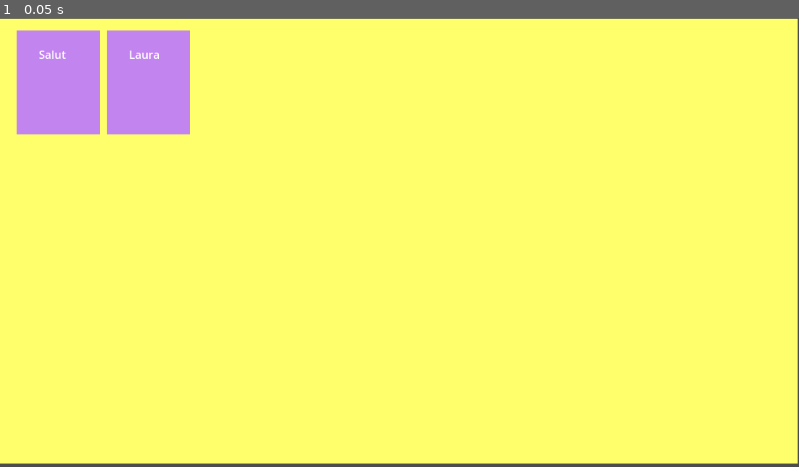
Above: before the commit, frame 1.
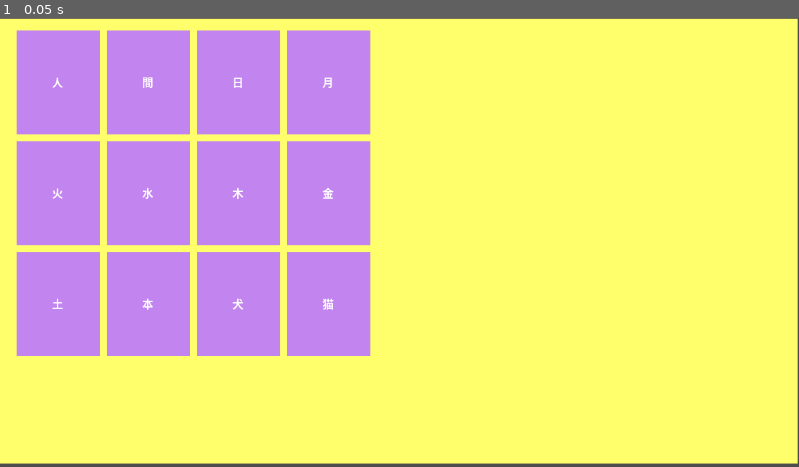
Above: after the commit, the same moment.

Repository: Teriko2409/kanji_no_sekai
Game: Godot game, scene res://mini_jeu/MemoKanji/memokanji.tscn
Same seed, same stepped clock (60 frames per second), same inputs: the game is played once before the commit and once after it.
Inputs:
- Up to frame 1 (0.05 s): no input

The runs differ from the first frame. In frame 1, 24% of the frame differs, in the area x 2-47%, y 2-76%.

Commit message:
Memokanji : Centralisation des kanjis au centre des cartes

Diff:
--- a/dossier_godot/mini_jeu/MemoKanji/cartes.tscn
+++ b/dossier_godot/mini_jeu/MemoKanji/cartes.tscn
@@ -33,15 +33,20 @@
 clip_contents = true
 custom_minimum_size = Vector2(50, 100)
 layout_mode = 1
-anchors_preset = -1
-anchor_left = 0.257
-anchor_top = 0.215
-anchor_right = 0.731
-anchor_bottom = 0.77000004
-offset_left = 1.1599998
-offset_top = -9.25
-offset_right = 4.279999
-offset_bottom = 14.499992
+anchors_preset = 8
+anchor_left = 0.5
+anchor_top = 0.5
+anchor_right = 0.5
+anchor_bottom = 0.5
+offset_left = -51.0
+offset_top = -51.0
+offset_right = 49.0
+offset_bottom = 49.0
 grow_horizontal = 2
 grow_vertical = 2
 pivot_offset = Vector2(21, 50)
+text = "Insert Kanji
+"
+horizontal_alignment = 1
+vertical_alignment = 1
+clip_text = true
--- a/dossier_godot/mini_jeu/MemoKanji/gameboard.gd
+++ b/dossier_godot/mini_jeu/MemoKanji/gameboard.gd
@@ -6,7 +6,7 @@
 
 
 func _ready() -> void:
-	var mes_kanjis = ["Salut ", "Laura"]
+	var mes_kanjis = ["人", "間", "日", "月", "火", "水", "木", "金", "土", "本", "犬", "猫"]
 
 	for kanji in mes_kanjis:
 		creer_une_carte(kanji)
--- a/dossier_godot/mini_jeu/MemoKanji/kanji_data_memokanji.json
+++ b/dossier_godot/mini_jeu/MemoKanji/kanji_data_memokanji.json
@@ -23,5 +23,17 @@
 	"kanji": "千",
   "look_like": "午",
   "level": 5
-  }
+  },
+{
+	"kanji": "上",
+  "look_like": "下",
+  "level": 5
+
+},
+{
+	"kanji": "上",
+  "look_like": "下",
+  "level": 5
+
+}
 ]
